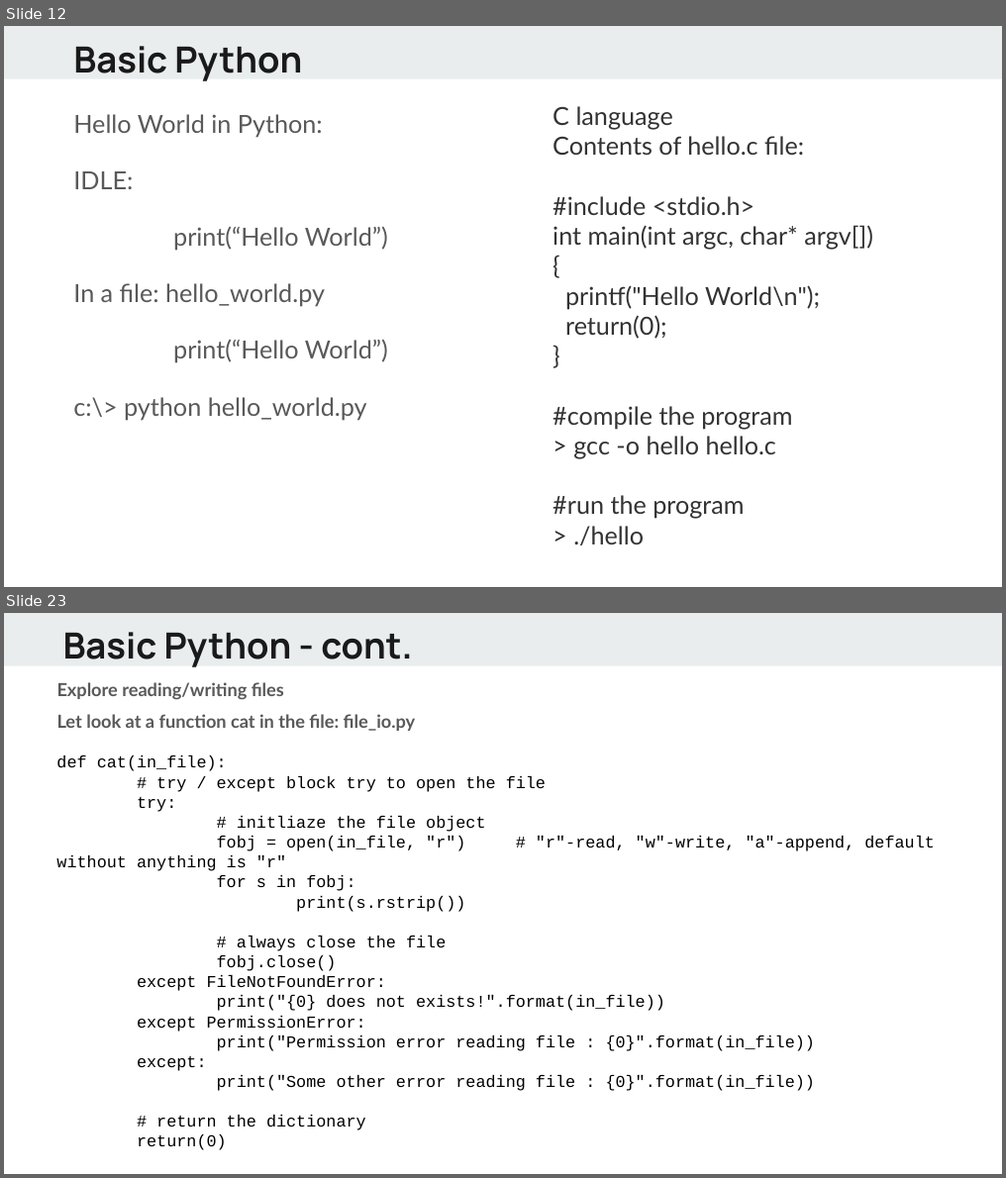
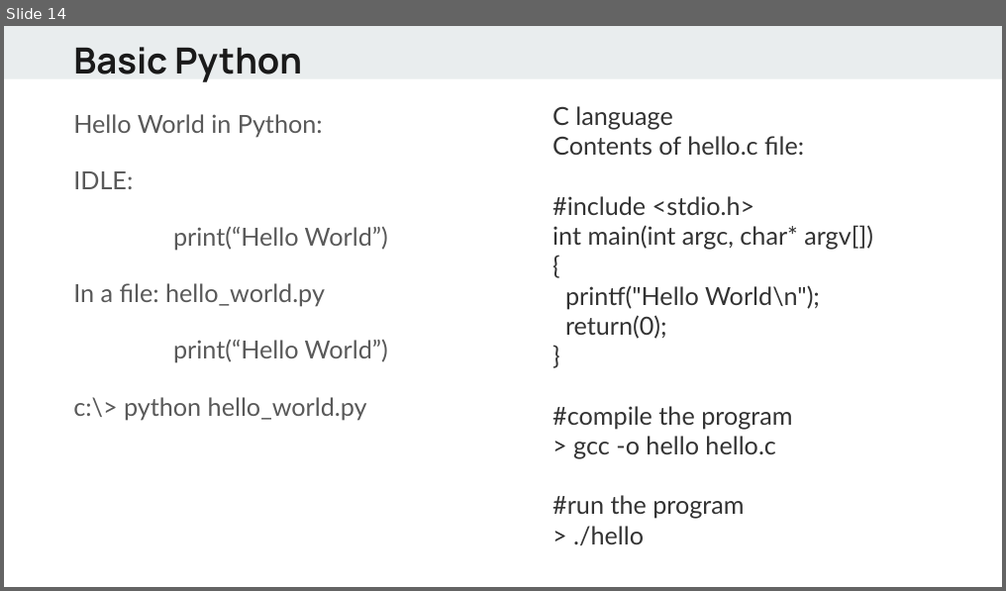
Before and after one commit to alif0/hello_world, a slide deck: lectures/Python - day1.pptx. Shown one above the other, each under a label of ours: slides 12 and 23 before the commit, slide 14 after it; the slides between them are not shown. The pictures are 1006x1178 and 1006x591 pixels, drawn with LibreOffice and Linux fonts; fonts in the diff are those of the drawing. Boxes give left, top, right and bottom in pixels: in the first picture for what was removed or moved away, otherwise in the second. Text is boxed around its words. In the diff, an @@ line names an element or a change of style, - is before the commit and + after.

```diff
--- a/lectures/Python - day1.pptx
+++ b/lectures/Python - day1.pptx
@@ slide 23 removed at [4,613,1002,1174], background #FFFFFF; not listed: 1 template element that a slide beside it also shows @@
@@ text removed at [63,632,412,667] @@
-Basic Python - cont.
@@ text removed at [57,682,416,731] @@
-Explore reading/writing files
-Let look at a function cat in the file: file_io.py
@@ text removed at [56,756,935,1151] @@
-def cat(in_file):
-# try / except block try to open the file
-try:
-# initliaze the file object
-fobj = open(in_file, "r") # "r"-read, "w"-write, "a"-append, default without anything is "r"
-for s in fobj:
-print(s.rstrip())
-# always close the file
-fobj.close()
-except FileNotFoundError:
-print("{0} does not exists!".format(in_file))
-except PermissionError:
-print("Permission error reading file : {0}".format(in_file))
-except:
-print("Some other error reading file : {0}".format(in_file))
-# return the dictionary
-return(0)
@@ what was slide 12 is now slide 14 @@
```
Also in this commit, not shown: 12 slides changed, 8 slides added, 10 other slides removed.
